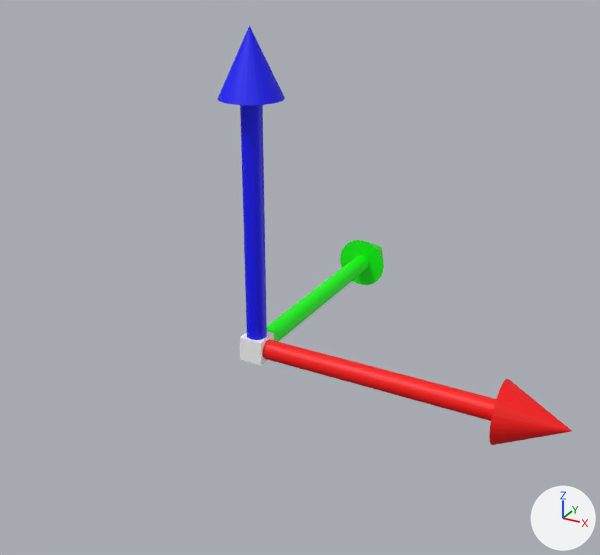
The OBJ model res/models/editor/translate_gizmo.obj, before and after one commit.
Before and after are seen from a 50 mm lens placed at (1.58, -2.52, 1.61), pointed at (0.31, -0.2, 0.44). Arrows for +X, +Y and +Z are at lower right; the lights stay in place. The first picture is the older version. Where no turn or scale is listed for an object, it has been applied to the vertices.

Names of what the first picture shows: 'Translate_Centroid_Cube.001', 'Translate_X_Cylinder.005', 'Translate_Y_Cylinder.006', 'Translate_Z_Cylinder.007'.
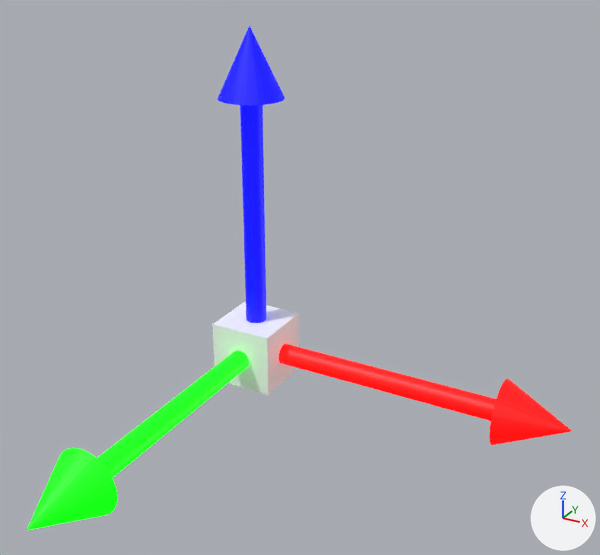
Boxes [x1, y1, x2, y2] around the edits, measured in the pictures (600 x 555 px):
'Translate_Z', added (green): after [27, 350, 249, 530]
'Translate_Centroid', added: after [213, 301, 299, 395]
'Translate_Y_Cylinder.006', deleted (green): before [267, 240, 384, 341]
'Translate_Centroid_Cube.001', deleted: before [240, 331, 274, 365]
part 1 of me_translate_x_cylinder_005, recoloured: before [262, 339, 572, 445]; after [279, 344, 572, 445]
part 2 of me_translate_z_cylinder_007, recoloured: before [218, 25, 285, 340]; after [218, 25, 285, 323]

Patch to the scene script:
```diff
--- a/res/models/editor/translate_gizmo.obj.py
+++ b/res/models/editor/translate_gizmo.obj.py
@@ mat_mat_translate_y @@
+mat_mat_translate_y = principled_material('Mat_Translate_Y')
+mat_mat_translate_y.base_color = (0.0, 0.0, 1.0)  # blue #0000ff
+mat_mat_translate_y.emission_color = (0.0, 0.0, 1.0)  # blue #0000ff
+mat_mat_translate_y.emission_strength = 1.0
@@ mat_mat_translate_x @@
+mat_mat_translate_x = principled_material('Mat_Translate_X')
+mat_mat_translate_x.base_color = (1.0, 0.0, 0.0)  # red #ff0000
+mat_mat_translate_x.emission_color = (1.0, 0.0, 0.0)  # red #ff0000
+mat_mat_translate_x.emission_strength = 1.0
@@ mat_mat_translate_z @@
+mat_mat_translate_z = principled_material('Mat_Translate_Z')
+mat_mat_translate_z.base_color = (0.0, 1.0, 0.0)  # green #00ff00
+mat_mat_translate_z.emission_color = (0.0, 1.0, 0.0)  # green #00ff00
+mat_mat_translate_z.emission_strength = 1.0
@@ mat_mat_translate_centroid @@
+mat_mat_translate_centroid = principled_material('Mat_Translate_Centroid')
+mat_mat_translate_centroid.base_color = (1.0, 1.0, 1.0)  # white #ffffff
@@ me_translate_x_cylinder_005 @@
 me_translate_x_cylinder_005.from_pydata(...)  # 97 vertices, 186 faces; spans x 0.0..1.25, y -0.12..0.12, z -0.12..0.12
 # used by ob_translate_x_cylinder_005; location = (0.0, 0.0, 0.0)
+# me_translate_x_cylinder_005 part 1: 146 faces spanning x 0.0..1.25, y -0.12..0.12, z -0.12..0.12 switch from mat_translate_x (red #ff0000) to mat_mat_translate_x (red #ff0000, glowing red #ff0000)
@@ me_translate_z_cylinder_007 @@
 me_translate_z_cylinder_007.from_pydata(...)  # 97 vertices, 186 faces; spans x -0.12..0.12, y -0.12..0.12, z 0.0..1.25
 # used by ob_translate_z_cylinder_007; location = (0.0, 0.0, 0.0)
+# me_translate_z_cylinder_007 part 2: 146 faces spanning x -0.12..0.12, y -0.12..0.12, z 0.0..1.25 switch from mat_translate_y (blue #0000ff) to mat_mat_translate_y (blue #0000ff, glowing blue #0000ff)
@@ me_translate_z @@
+me_translate_z.from_pydata(...)  # 97 vertices, 186 faces; spans x -0.12..0.12, y -1.25..0.0, z -0.12..0.12
+me_translate_z.materials.append(mat_mat_translate_z)  # green #00ff00, glowing green #00ff00
@@ me_translate_centroid @@
+me_translate_centroid.from_pydata(...)  # a box spanning x -0.125..0.125, y -0.125..0.125, z -0.125..0.125
+me_translate_centroid.materials.append(mat_mat_translate_centroid)  # white #ffffff
@@ ob_translate_centroid_cube_001 @@
-ob_translate_centroid_cube_001 = bpy.data.objects.new('Translate_Centroid_Cube.001', me_translate_centroid_cube_001)
-ob_translate_centroid_cube_001.location = (0.0, 0.0, 0.0)
@@ ob_translate_y_cylinder_006 @@
-ob_translate_y_cylinder_006 = bpy.data.objects.new('Translate_Y_Cylinder.006', me_translate_y_cylinder_006)
-ob_translate_y_cylinder_006.location = (0.0, 0.0, 0.0)
@@ ob_translate_z @@
+ob_translate_z = bpy.data.objects.new('Translate_Z', me_translate_z)
+ob_translate_z.location = (0.0, 0.0, 0.0)
@@ ob_translate_centroid @@
+ob_translate_centroid = bpy.data.objects.new('Translate_Centroid', me_translate_centroid)
+ob_translate_centroid.location = (0.0, 0.0, 0.0)
```
